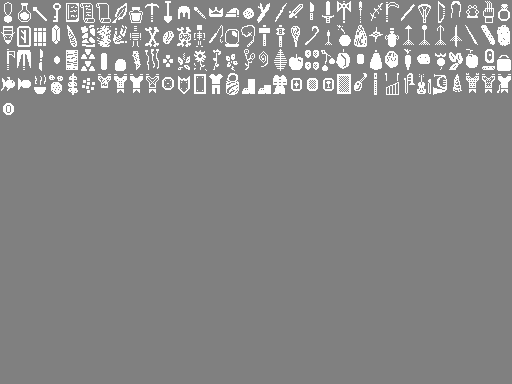
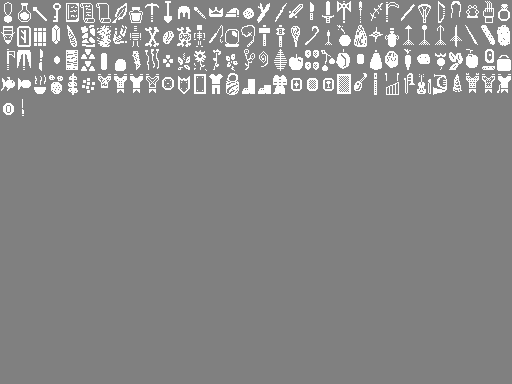
Layers edited between the first and the second 512×384 image:
painted on "Background" over [22, 99, 24, 116]
